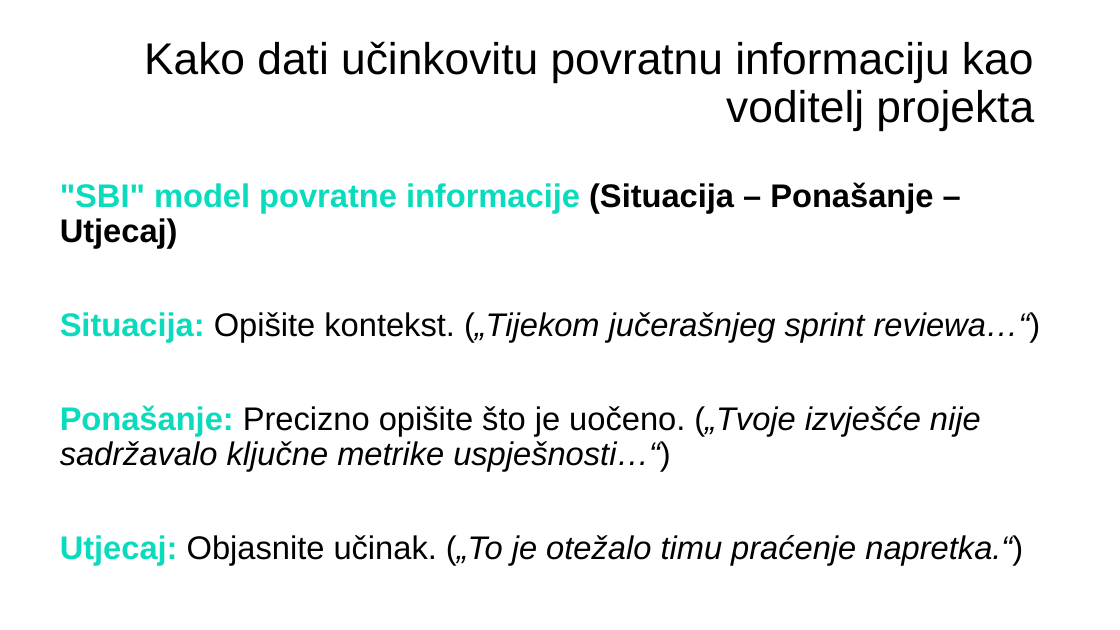
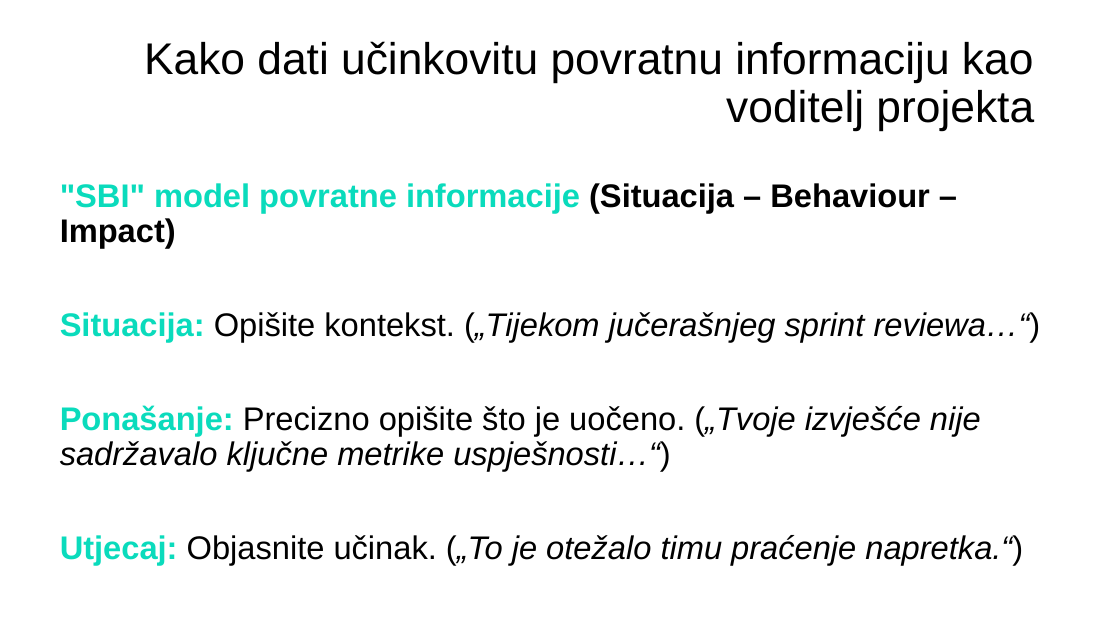
Before and after one commit to dinoDuvnjak/shift4it, a slide deck: slide 36 of 2-project-managment/M1_PROJECT MANAGEMENT FUNDAMENTALS_7 hours_HR.pptx. Drawn at 1120x630 pixels with LibreOffice and Linux fonts; fonts in the diff are those of the drawing; background and template pictures are left out. Boxes give left, top, right and bottom in pixels: in the first picture for what was removed or moved away, otherwise in the second. Text is boxed around its words. In the diff, an @@ line names an element or a change of style, - is before the commit and + after.

```diff
--- a/2-project-managment/M1_PROJECT MANAGEMENT FUNDAMENTALS_7 hours_HR.pptx
+++ b/2-project-managment/M1_PROJECT MANAGEMENT FUNDAMENTALS_7 hours_HR.pptx
@@ text at [60,183,930,248]: text changed @@
-"SBI" model povratne informacije (Situacija – Ponašanje – Utjecaj)
+"SBI" model povratne informacije (Situacija – Behaviour – Impact)
```
Also in this commit, not shown: 2 other slides changed.
